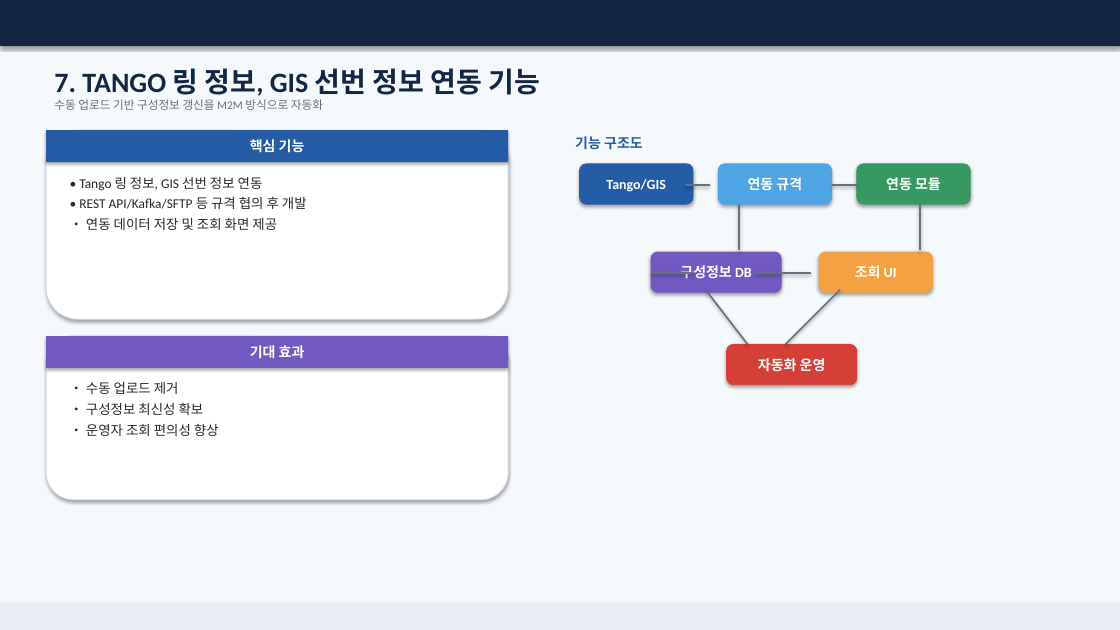
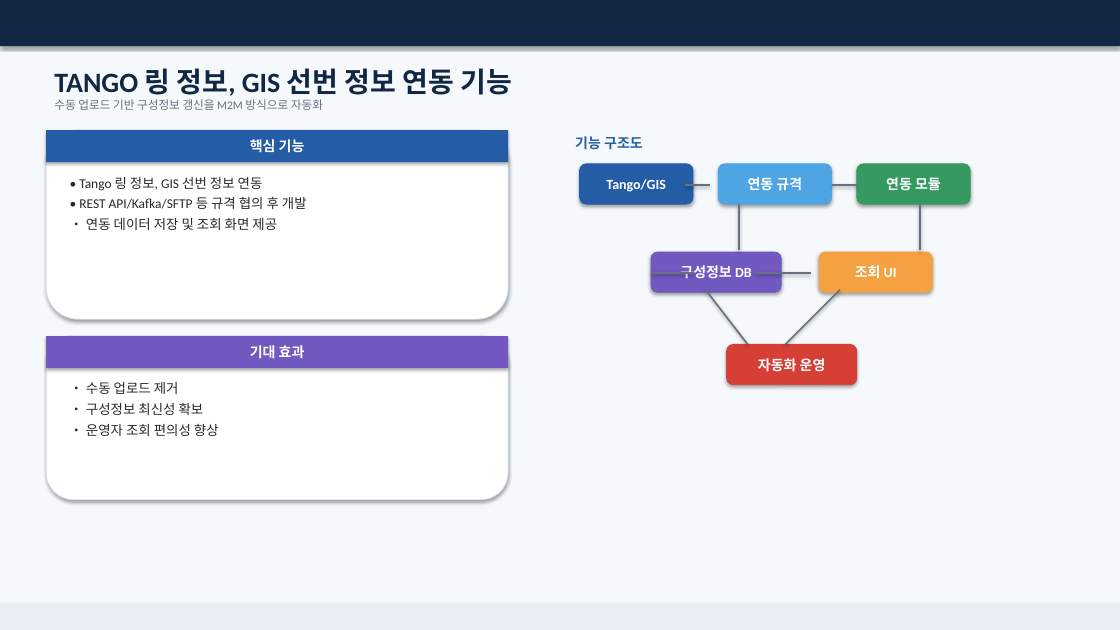
Before and after one commit to gmncreat/project-plan, a slide deck: slide 7 of output/SKT_OTDR_선로품질관리시스템_고도화_개발계획서_최종.pptx. Drawn at 1120x630 pixels with LibreOffice and Linux fonts; fonts in the diff are those of the drawing. Boxes give left, top, right and bottom in pixels: in the first picture for what was removed or moved away, otherwise in the second. Text is boxed around its words. In the diff, an @@ line names an element or a change of style, - is before the commit and + after.

```diff
--- a/output/SKT_OTDR_선로품질관리시스템_고도화_개발계획서_최종.pptx
+++ b/output/SKT_OTDR_선로품질관리시스템_고도화_개발계획서_최종.pptx
@@ text at box(54, 68, 512, 100): text changed @@
-7. TANGO 링 정보, GIS 선번 정보 연동 기능
+TANGO 링 정보, GIS 선번 정보 연동 기능
```
Also in this commit, not shown: 10 other slides changed, 1 other file.
